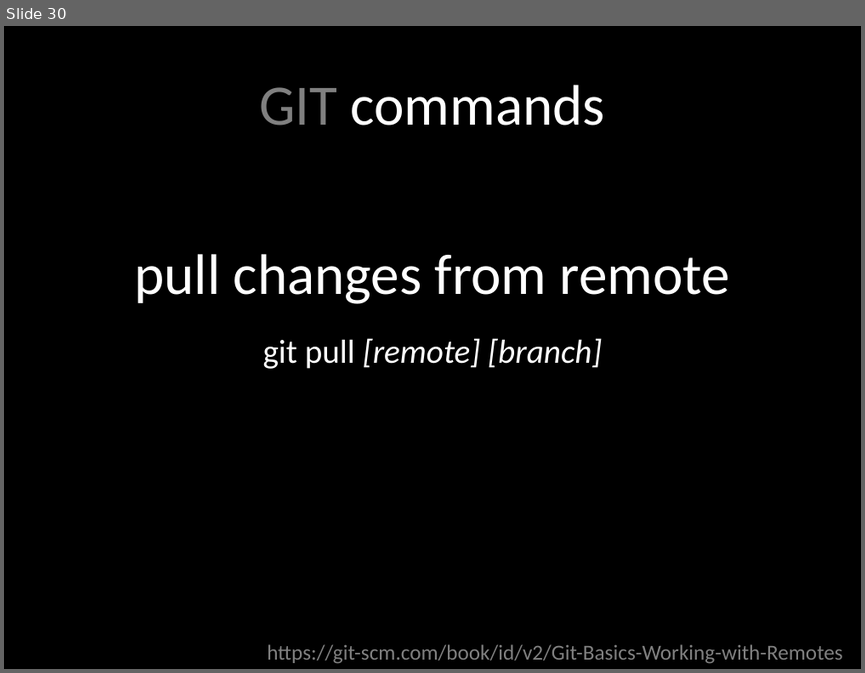
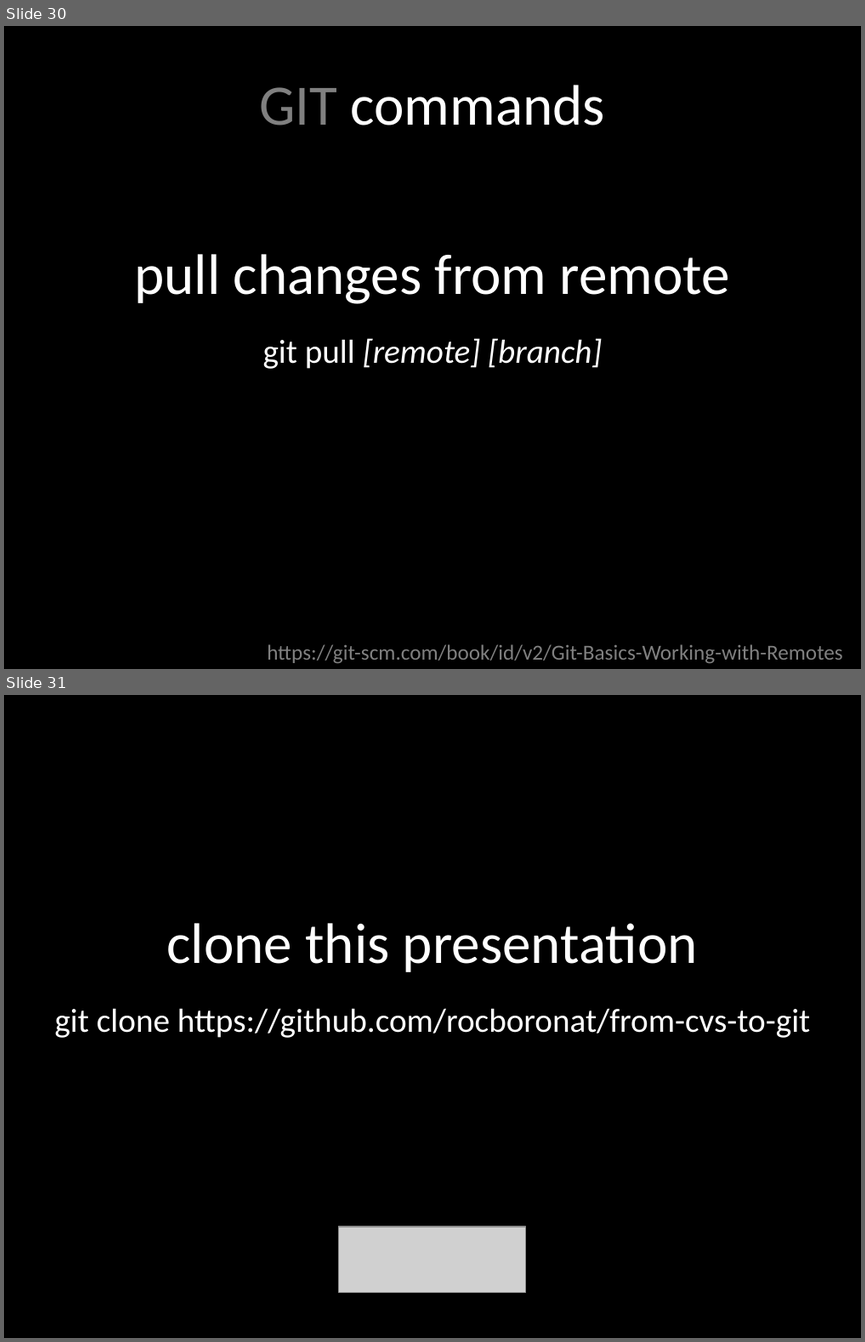
Before and after one commit to rocboronat/from-cvs-to-git, a slide deck: From CVS to GIT.pptx. Shown one above the other, each under a label of ours: slide 30 before the commit, slides 30 and 31 after it. The pictures are 865x673 and 865x1342 pixels, drawn with LibreOffice and Linux fonts; fonts in the diff are those of the drawing; grey boxes stand for pictures. Boxes give left, top, right and bottom in pixels: in the first picture for what was removed or moved away, otherwise in the second. Text is boxed around its words. In the diff, an @@ line names an element or a change of style, - is before the commit and + after.

Commit message:
Add a last slide with a clone to the slides at GitHub

```diff
--- a/From CVS to GIT.pptx
+++ b/From CVS to GIT.pptx
@@ slide 31 added at (x1=4, y1=695, x2=861, y2=1338), background #000000 @@
@@ text added at (x1=166, y1=923, x2=698, y2=972), 48 pt, text #FFFFFF @@
+clone this presentation
@@ text added at (x1=55, y1=1008, x2=810, y2=1038), 28 pt, text #FFFFFF @@
+git clone https://github.com/rocboronat/from-cvs-to-git
@@ picture added at (x1=339, y1=1226, x2=526, y2=1293) @@
```
Also in this commit, not shown: 1 slide changed.
